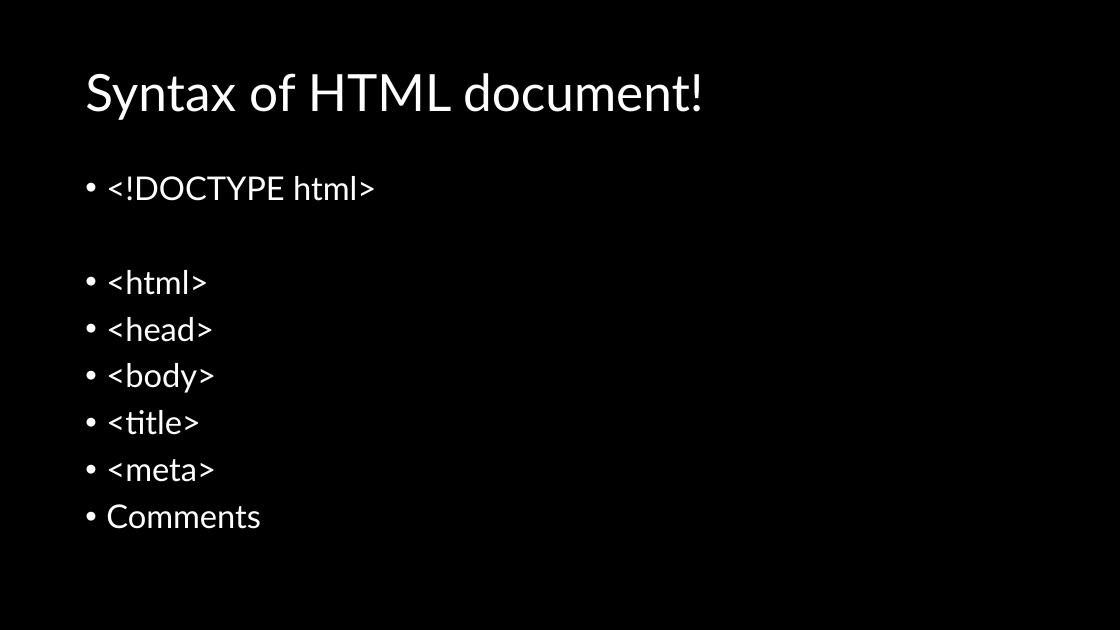
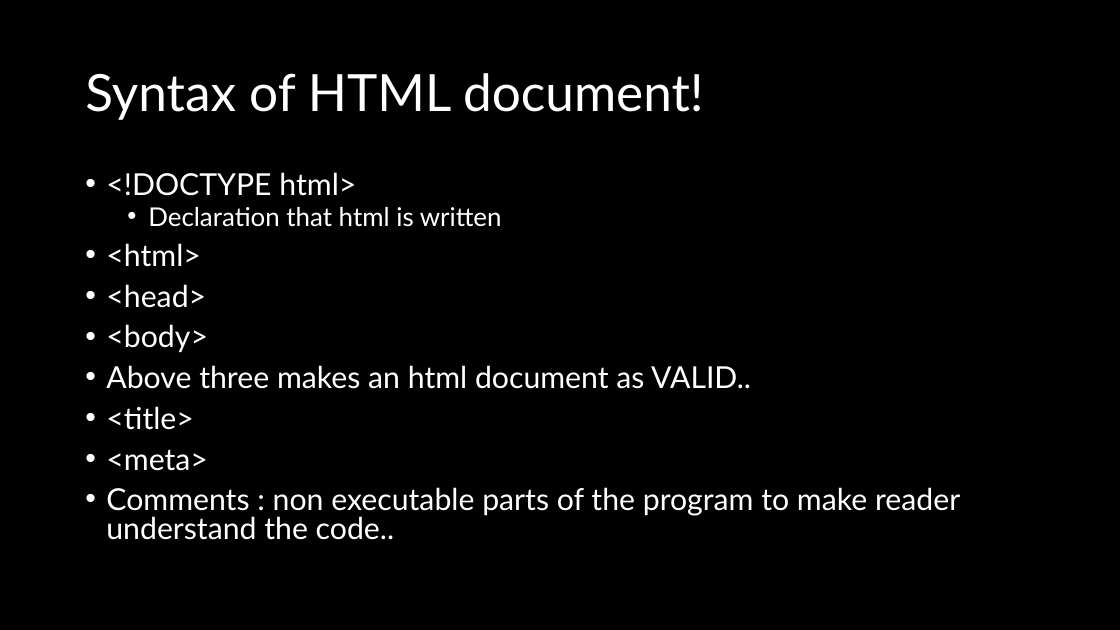
Before and after one commit to natiquekeyin/fall2024, a slide deck: slide 6 of FrontEnd/Week2/Week 2.pptx. Drawn at 1120x630 pixels with LibreOffice and Linux fonts; fonts in the diff are those of the drawing. Boxes give left, top, right and bottom in pixels: in the first picture for what was removed or moved away, otherwise in the second. Text is boxed around its words. In the diff, an @@ line names an element or a change of style, - is before the commit and + after.

```diff
--- a/FrontEnd/Week2/Week 2.pptx
+++ b/FrontEnd/Week2/Week 2.pptx
@@ text at (x1=106, y1=172, x2=356, y2=471): size 28 to 25.9 pt in "<!DOCTYPE html>", "<html>", "<head>", "<body>" and 2 more places; line spacing 0.9 to 0.8 @@
@@ text at (x1=148, y1=207, x2=502, y2=227): paragraph added @@
+  • Declaration that html is written
@@ text at (x1=106, y1=365, x2=751, y2=389): paragraph added @@
+• Above three makes an html document as VALID..
@@ text at (x1=106, y1=487, x2=960, y2=540): text changed; size 28 to 25.9 pt @@
-• Comments
+• Comments : non executable parts of the program to make reader understand the code..
```
Also in this commit, not shown: 1 other slide changed, 3 other files.
